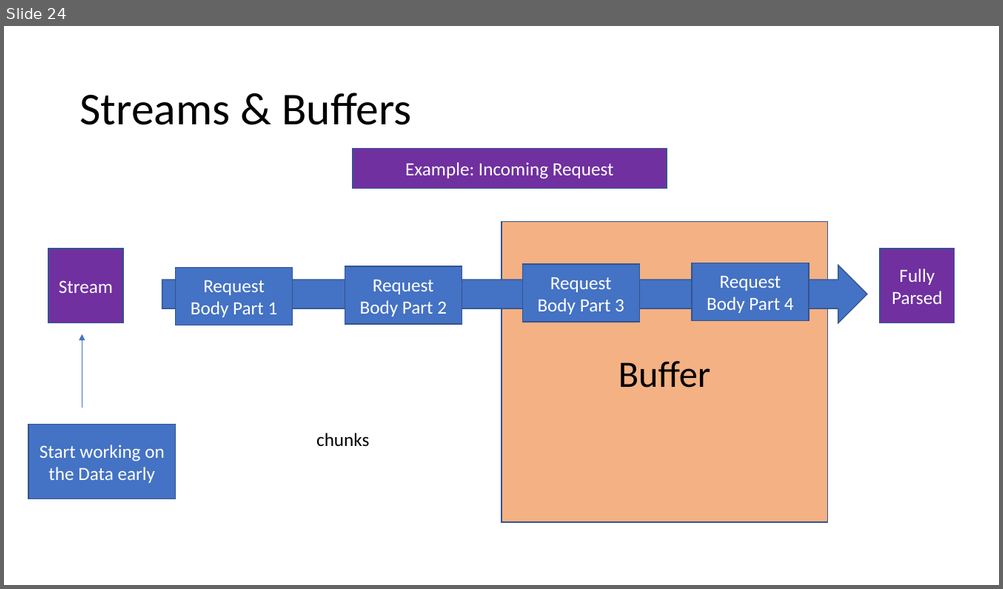
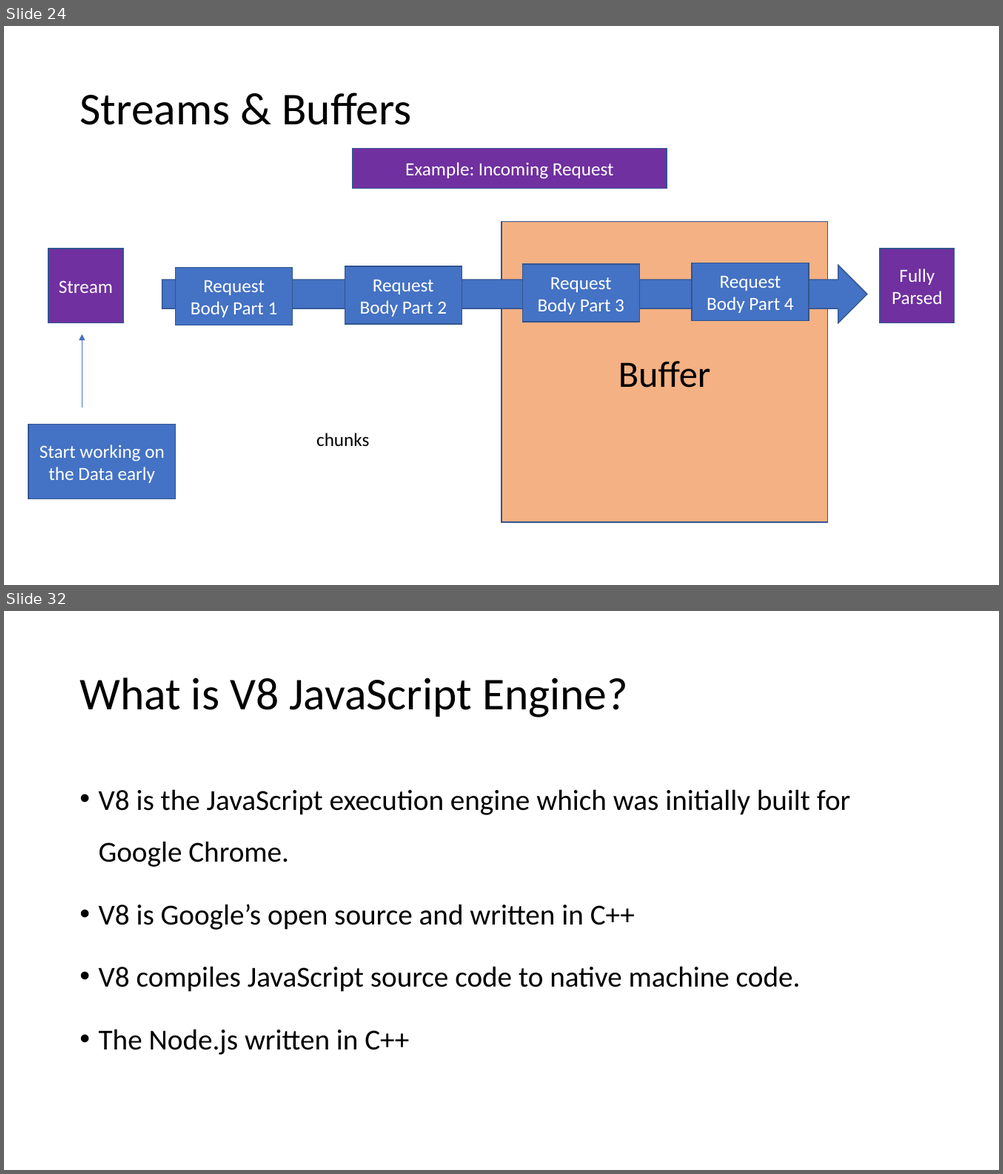
Before and after one commit to PiyushChaturvedii/Batch04, a slide deck: What is Node.pptx. Shown one above the other, each under a label of ours: slide 24 before the commit, slides 24 and 32 after it; the slides between them are not shown. The pictures are 1003x589 and 1003x1174 pixels, drawn with LibreOffice and Linux fonts; fonts in the diff are those of the drawing. Boxes give left, top, right and bottom in pixels: in the first picture for what was removed or moved away, otherwise in the second. Text is boxed around its words. In the diff, an @@ line names an element or a change of style, - is before the commit and + after.

```diff
--- a/What is Node.pptx
+++ b/What is Node.pptx
@@ slide 32 added at (4, 611, 999, 1170), background #FFFFFF @@
@@ title added at (79, 678, 628, 718), 44 pt, text #000000 @@
+What is V8 JavaScript Engine?
@@ text added at (99, 789, 850, 1055), 28 pt, text #000000 @@
+• V8 is the JavaScript execution engine which was initially built for Google Chrome.
+• V8 is Google’s open source and written in C++
+• V8 compiles JavaScript source code to native machine code.
+• The Node.js written in C++
```
Also in this commit, not shown: 16 other slides added, 15 other files.
